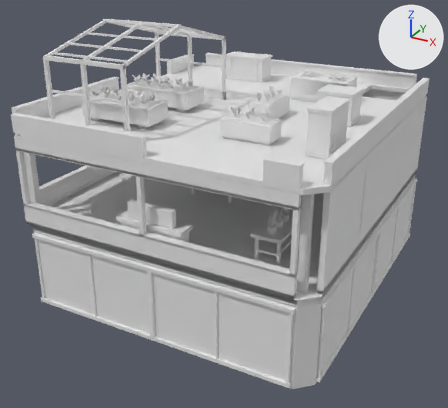
Two versions of the OBJ model cloudbreak-array-r2/assets/tower-a-2.obj, one commit apart.
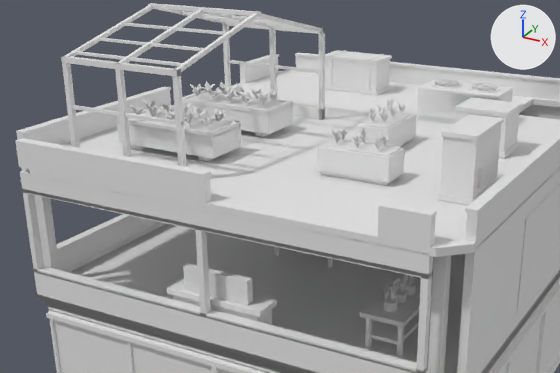
There are two pictures of each version: one whole from a 50 mm camera at (10.06, -19.43, 9.0) aimed at (-0.08, -0.98, -0.22), one close up on the part from 0% to 87% of the width and 4% to 68% of the height. Every picture has the same lights, and +X, +Y and +Z are marked at upper right. The last two pictures show the newer version. Where no turn or scale is listed for an object, it has been applied to the vertices.

Names of what the first close-up shows: 'tower-a-2'.
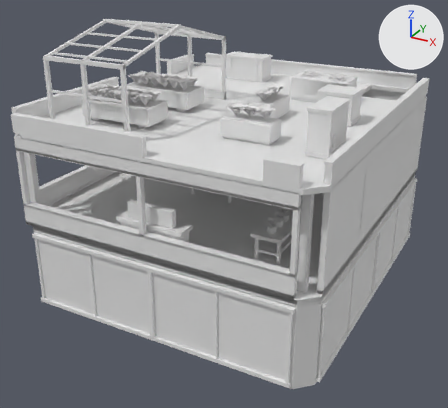
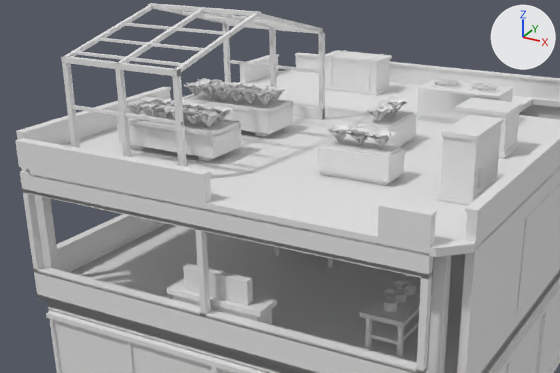
Pixel boxes [x1, y1, x2, y2] of what changed, in the close-ups (560 x 373 px; the box of a moved part takes in the faces that stretch with it):
part 1 of me_tower_a_2, rebuilt: before [183, 103, 192, 117]; after [168, 100, 189, 107]
part 2 of me_tower_a_2, rebuilt (62% wider, 6% taller): before [268, 87, 280, 102]; after [267, 86, 287, 102]
part 3 of me_tower_a_2, rebuilt: before [255, 92, 270, 105]; after [252, 89, 275, 106]
part 4 of me_tower_a_2, rebuilt: before [159, 102, 174, 113]; after [153, 98, 174, 105]
part 5 of me_tower_a_2, rebuilt: before [249, 87, 263, 99]; after [251, 85, 273, 91]
part 6 of me_tower_a_2, rebuilt: before [239, 91, 254, 103]; after [237, 88, 262, 104]
part 7 of me_tower_a_2, rebuilt: before [142, 100, 157, 111]; after [138, 96, 160, 103]
part 8 of me_tower_a_2, rebuilt: before [130, 105, 145, 115]; after [127, 99, 148, 114]
part 9 of me_tower_a_2, rebuilt: before [235, 83, 247, 97]; after [235, 83, 257, 90]
part 10 of me_tower_a_2, rebuilt (86% wider, 14% taller): before [223, 88, 236, 101]; after [223, 87, 248, 102]
part 11 of me_tower_a_2, rebuilt (75% wider, 13% taller): before [211, 108, 226, 122]; after [206, 106, 233, 122]
part 12 of me_tower_a_2, rebuilt (81% wider): before [199, 110, 214, 127]; after [193, 111, 221, 127]
part 13 of me_tower_a_2, rebuilt: before [219, 82, 231, 95]; after [208, 79, 229, 86]
part 14 of me_tower_a_2, deleted: before [183, 81, 413, 293]
part 15 of me_tower_a_2, built on: before [146, 106, 175, 120]; after [134, 78, 243, 125]
part 16 of me_tower_a_2, built on: before [331, 98, 407, 150]; after [325, 96, 409, 149]
part 17 of me_tower_a_2, moved or reshaped: before [384, 274, 415, 301]; after [382, 274, 416, 300]

What changed in the scene script:
```text
Change me_tower_a_2:
    remove me_tower_a_2.from_pydata(...)  # 4462 vertices, 6127 faces; spans x -5.57..5.57, y -6.22..6.22, z -2.97..6.28
    add me_tower_a_2.from_pydata(...)  # 6122 vertices, 8239 faces; spans x -5.57..5.57, y -6.22..6.22, z -2.97..6.28
    me_tower_a_2 part 1: the loose piece of 25 vertices spanning x -2.68..-2.36, y -3.34..-2.97, z 3.94..4.26 is rebuilt with 85 vertices and now spans x -3.05..-2.37, y -3.45..-2.91, z 3.93..4.29
    me_tower_a_2 part 2: the loose piece of 25 vertices spanning x -1.68..-1.36, y -1.0..-0.63, z 3.93..4.26 is rebuilt with 85 vertices and now spans x -1.82..-1.29, y -1.16..-0.58, z 3.93..4.29
    me_tower_a_2 part 3: the loose piece of 25 vertices spanning x -1.71..-1.38, y -1.47..-1.1, z 3.93..4.25 is rebuilt with 85 vertices and now spans x -1.84..-1.29, y -1.52..-0.94, z 3.93..4.3
    me_tower_a_2 part 4: the loose piece of 25 vertices spanning x -3.19..-2.83, y -3.34..-2.97, z 3.94..4.25 is rebuilt with 85 vertices and now spans x -3.46..-2.77, y -3.46..-2.91, z 3.93..4.32
    me_tower_a_2 part 5: the loose piece of 25 vertices spanning x -2.2..-1.84, y -1.01..-0.64, z 3.93..4.24 is rebuilt with 85 vertices and now spans x -2.25..-1.53, y -1.14..-0.58, z 3.93..4.3
    me_tower_a_2 part 6: the loose piece of 25 vertices spanning x -2.21..-1.88, y -1.48..-1.1, z 3.93..4.25 is rebuilt with 85 vertices and now spans x -2.26..-1.57, y -1.52..-0.97, z 3.93..4.31
    me_tower_a_2 part 7: the loose piece of 25 vertices spanning x -3.66..-3.31, y -3.34..-2.97, z 3.94..4.24 is rebuilt with 85 vertices and now spans x -3.74..-3.21, y -3.51..-2.91, z 3.93..4.29
    me_tower_a_2 part 8: the loose piece of 25 vertices spanning x -3.67..-3.31, y -3.81..-3.43, z 3.94..4.22 is rebuilt with 85 vertices and now spans x -3.74..-3.17, y -3.85..-3.29, z 3.93..4.29
    me_tower_a_2 part 9: the loose piece of 25 vertices spanning x -2.69..-2.33, y -1.01..-0.64, z 3.93..4.26 is rebuilt with 85 vertices and now spans x -2.66..-1.98, y -1.14..-0.58, z 3.93..4.31
    me_tower_a_2 part 10: the loose piece of 25 vertices spanning x -2.7..-2.34, y -1.47..-1.1, z 3.93..4.27 is rebuilt with 85 vertices and now spans x -2.66..-1.98, y -1.52..-0.96, z 3.93..4.31
    me_tower_a_2 part 11: the loose piece of 25 vertices spanning x -1.69..-1.35, y -3.33..-2.96, z 3.94..4.22 is rebuilt with 85 vertices and now spans x -1.84..-1.29, y -3.48..-2.91, z 3.93..4.3
    me_tower_a_2 part 12: the loose piece of 25 vertices spanning x -1.72..-1.36, y -3.8..-3.44, z 3.94..4.27 is rebuilt with 85 vertices and now spans x -1.83..-1.29, y -3.85..-3.29, z 3.93..4.29
    me_tower_a_2 part 13: the loose piece of 25 vertices spanning x -3.16..-2.84, y -1.0..-0.63, z 3.93..4.26 is rebuilt with 85 vertices and now spans x -3.47..-2.81, y -1.18..-0.58, z 3.93..4.32
    me_tower_a_2 part 14: 12 loose pieces with 300 vertices, spanning x -3.67..3.44, y -3.9..-0.57, z 1.06..4.28, are deleted
    me_tower_a_2 part 15: 50 vertices removed from x -3.17..-2.34, y -3.81..-3.44, z 3.94..4.28; 935 vertices added at x -3.74..-1.57, y -3.85..-0.58, z 3.93..4.32
    me_tower_a_2 part 16: 4 vertices moved from x 1.34..2.44, y -3.29..-1.05, z 4.14..4.16 to x 1.34..2.37, y -3.29..-1.03, z 4.16..4.2; 221 vertices removed from x 1.23..2.63, y -3.4..-0.08, z 3.88..4.21; 506 vertices added at x 1.21..2.74, y -3.42..0.03, z 3.87..4.25
    me_tower_a_2 part 17: 2 vertices moved from x 3.27..3.3, y -4.34, z 1.18..1.23 to x 3.29..3.37, y -4.36, z 1.23..1.26; 247 vertices removed from x 3.2..3.44, y -4.37..-3.18, z 1.06..1.41; 252 vertices added at x 3.18..3.46, y -4.39..-3.16, z 1.06..1.29
    other edits to the shape of me_tower_a_2 do not show in these pictures
```
